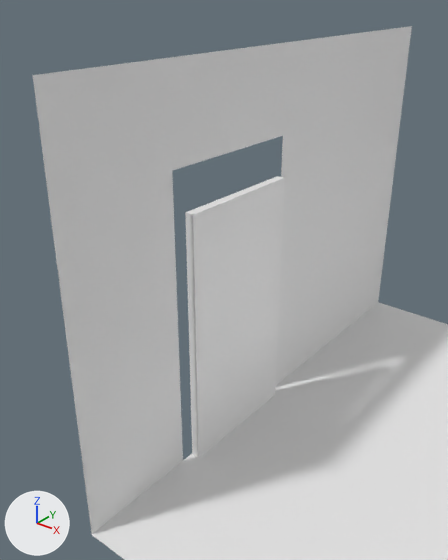
Before and after pictures for a commit that changed the Blender file Assets/models/floor_2/bedroom_n_center/bedroom_n_center.blend.
Rendered twice from a 50 mm lens placed at (-3.15, -11.98, 10.23), pointed at (-11.73, -1.25, 3.58). The axes (+X, +Y, +Z) are drawn at lower left. The lights are the same throughout.

The first picture shows 'Cube', 'floor', 'wall_s'.
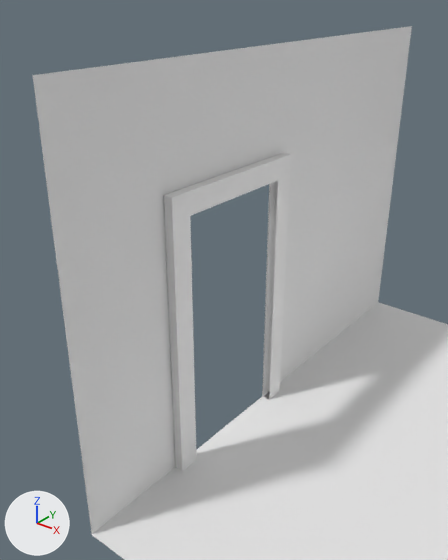
Commit message: bedroom_n_cetner door frame

Changed parts and their boxes [x1, y1, x2, y2] in the pictures (448 x 560 px; the box of a moved part takes in the faces that stretch with it):
'Cube', reshaped, moved, rescaled, modifiers changed (27% wider, 13% taller): before [185, 176, 285, 458]; after [164, 153, 291, 471]
part 2 of me_cube_004, moved or reshaped: [158, 133, 289, 472] in both

Diff of the bpy script that builds the scene:
```diff
--- a/Assets/models/floor_2/bedroom_n_center/bedroom_n_center.blend.py
+++ b/Assets/models/floor_2/bedroom_n_center/bedroom_n_center.blend.py
@@ me_cube_003 @@
 # used by ob_cube; location = (-10.87, -1.82, 3.05); scale = (0.1, 1.6, 3.05)
-me_cube_003.from_pydata(...)  # 8 vertices, 6 faces; spans x -1.0..1.0, y -1.0..1.0, z -1.0..1.0
+me_cube_003.from_pydata(...)  # 16 vertices, 11 faces; spans x -1.0..1.0, y 0.0..1.0, z -1.0..1.0
+# me_cube_003 part 1
+# 4 vertices are removed from x -1.0..1.0, y -1.0, z -1.0..1.0
+# 6 faces are deleted
+# 12 vertices are added at x -1.0..1.0, y 0.0..1.0, z -1.0..1.0
+# 11 new faces join them
@@ me_cube_004 @@
 me_cube_004.from_pydata(...)  # 12 vertices, 5 faces; spans x -1.0, y -1.0..1.0, z -1.0..1.0
 # used by ob_wall_s; location = (0.0, 0.0, 4.5); scale = (11.0, 6.5, 4.5)
-me_cube_004.vertices[4].co = (-1.0, 1.0, 0.56)  # pixel (403, 97)
-me_cube_004.vertices[5].co = (-1.0, -1.0, 0.56)  # pixel (49, 209)
-me_cube_004.vertices[6].co = (-1.0, -0.57, -1.0)  # pixel (183, 460)
-me_cube_004.vertices[7].co = (-1.0, 0.0, -1.0)
-me_cube_004.vertices[8].co = (-1.0, 0.0, 1.0)  # pixel (286, 42)
-me_cube_004.vertices[9].co = (-1.0, -0.57, 1.0)  # pixel (168, 57)
-me_cube_004.vertices[10].co = (-1.0, 0.0, 0.56)  # pixel (282, 135)
-me_cube_004.vertices[11].co = (-1.0, -0.57, 0.56)  # pixel (172, 170)
+# me_cube_004 part 2
+me_cube_004.vertices[4].co = (-1.0, 1.0, 0.36)  # pixel (399, 127)
+me_cube_004.vertices[5].co = (-1.0, -1.0, 0.36)  # pixel (56, 262)
+me_cube_004.vertices[6].co = (-1.0, -0.54, -1.0)
+me_cube_004.vertices[7].co = (-1.0, -0.08, -1.0)  # pixel (262, 396)
+me_cube_004.vertices[8].co = (-1.0, -0.08, 1.0)  # pixel (273, 44)
+me_cube_004.vertices[9].co = (-1.0, -0.54, 1.0)  # pixel (176, 56)
+me_cube_004.vertices[10].co = (-1.0, -0.08, 0.36)
+me_cube_004.vertices[11].co = (-1.0, -0.54, 0.36)
 me_cube_004.materials.append(mat_walls)
@@ ob_cube @@
 ob_cube = bpy.data.objects.new('Cube', me_cube_003)
-ob_cube.location = (-10.87, -1.82, 3.05)
-ob_cube.scale = (0.1, 1.6, 3.05)
+ob_cube.location = (-10.87, -2.0, 3.3)
+ob_cube.scale = (0.1, 2.0, 3.3)
+_m = ob_cube.modifiers.new('Mirror', 'MIRROR')
+_m.use_axis = (False, True, False)
```
